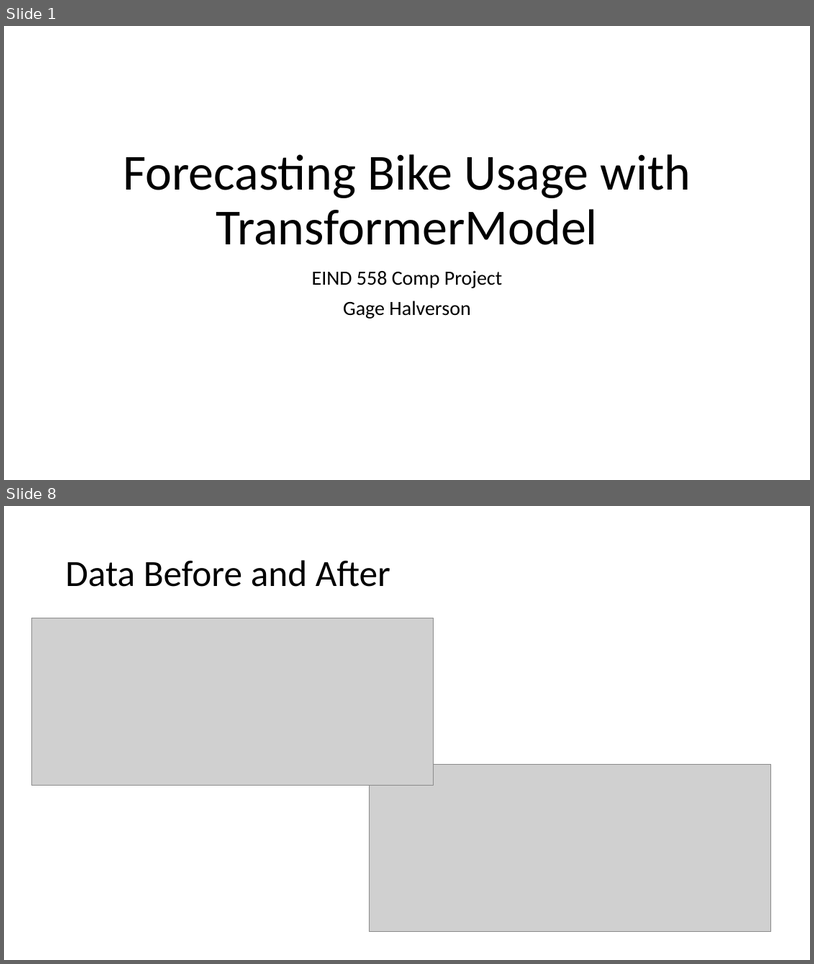
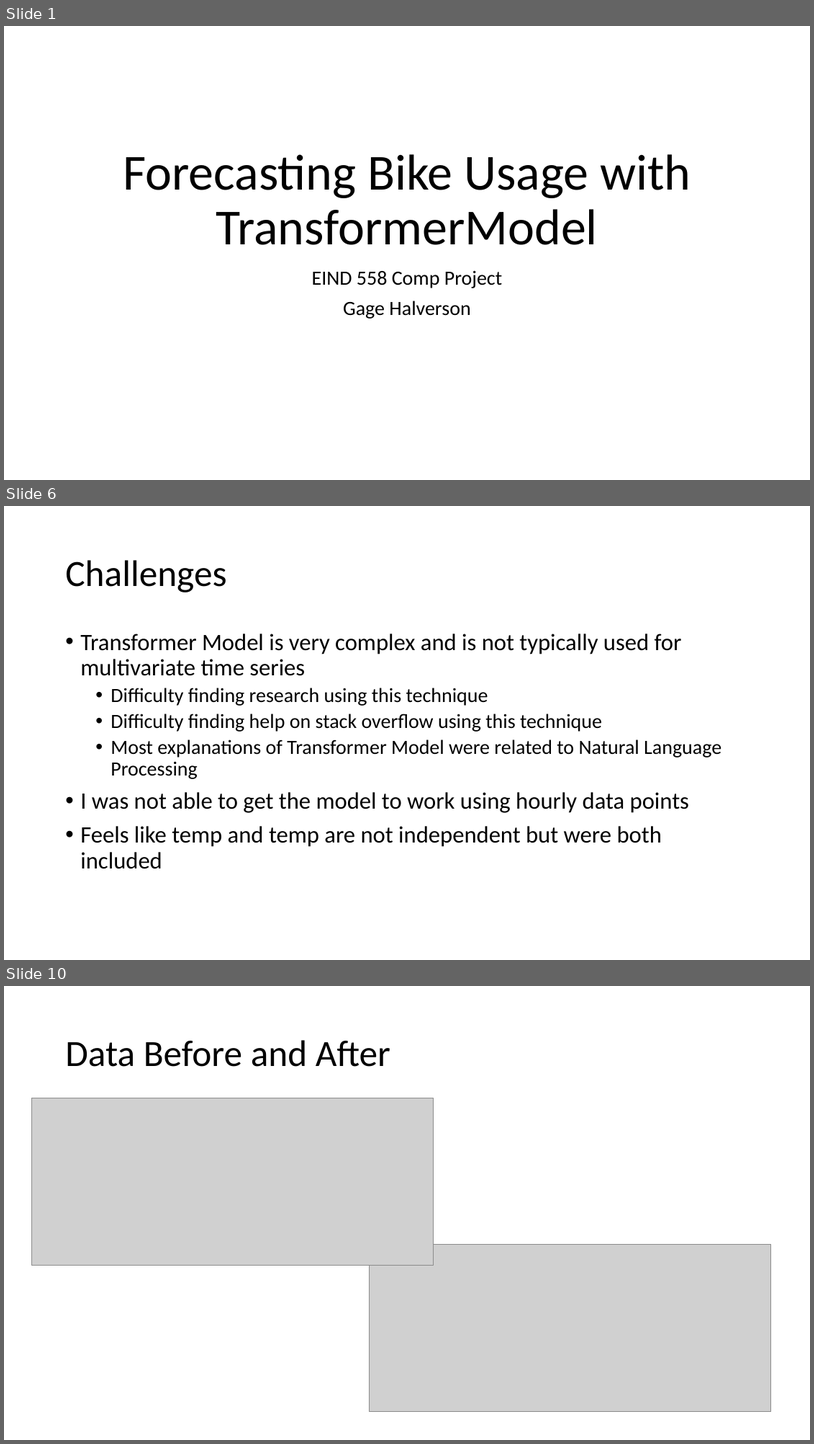
Before and after one commit to hi2gage/eind_558, a slide deck: comp_project/Final_Presentation.pptx. Shown one above the other, each under a label of ours: slides 1 and 8 before the commit, slides 1, 6 and 10 after it; the slides between them are not shown. The pictures are 814x964 and 814x1444 pixels, drawn with LibreOffice and Linux fonts; fonts in the diff are those of the drawing; grey boxes stand for pictures. Boxes give left, top, right and bottom in pixels: in the first picture for what was removed or moved away, otherwise in the second. Text is boxed around its words. In the diff, an @@ line names an element or a change of style, - is before the commit and + after.

```diff
--- a/comp_project/Final_Presentation.pptx
+++ b/comp_project/Final_Presentation.pptx
@@ slide 6 added at box(4, 506, 810, 960), background #FFFFFF @@
@@ title added at box(65, 560, 226, 592), 44 pt, text #000000 @@
+Challenges
@@ text added at box(80, 633, 722, 869), 28 pt, text #000000 @@
+• Transformer Model is very complex and is not typically used for multivariate time series
+  • Difficulty finding research using this technique
+  • Difficulty finding help on stack overflow using this technique
+  • Most explanations of Transformer Model were related to Natural Language Processing
+• I was not able to get the model to work using hourly data points
+• Feels like temp and temp are not independent but were both included
@@ what was slide 8 is now slide 10 @@
```
Also in this commit, not shown: 5 slides changed, 5 other slides added, 2 slides removed, 7 other files.
